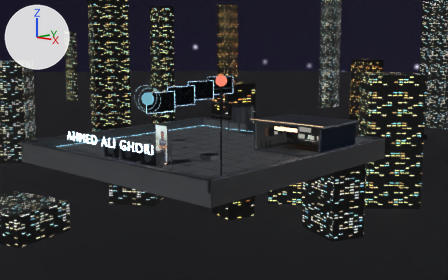
A saved change to the Blender file blender/world.blend.
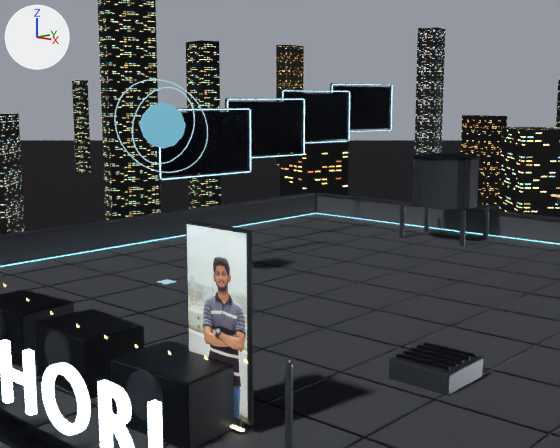
Old and new are each drawn from a 50 mm camera at (49.6, -51.6, 12.7) aimed at (-0.6, 3.9, 0.6) and again close up from a 50 mm camera at (13.6, -19.5, 6.5) aimed at (-4.6, 0.6, 2.2). Lighting does not change. The marker at upper left points along +X, +Y and +Z. The first two pictures are the older version.

In view in the first close-up: 'AC_1', 'AC_2', 'AgentCore', 'AgentPadGlow', 'AgentRingA', 'AgentRingB', 'CityGround', 'City_FacadeCool', 'City_FacadeSteel', 'City_FacadeWarm', 'Deck', 'Panel1_Pane', 'Parapet_N', 'Parapet_W', 'PortraitPhoto', 'SignTextMesh' and 71 more.
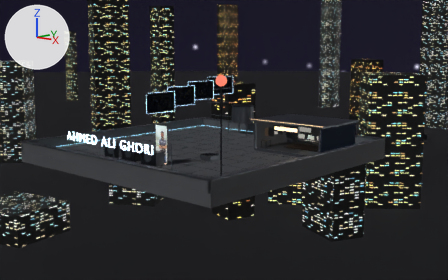
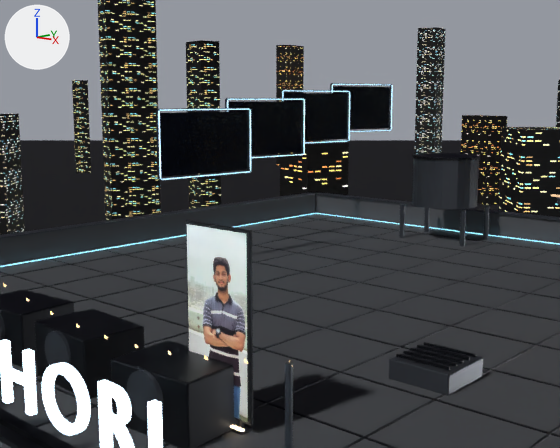
Commit message: Remove the agent holographic core

Boxes [x1, y1, x2, y2] around the edits, measured in the close-ups (560 x 448 px):
'AgentCore', deleted: before [139, 102, 186, 148]
'AgentRingB', deleted: before [114, 79, 208, 173]
'AgentRingA', deleted: before [132, 87, 195, 164]
'AgentPadGlow', deleted: before [157, 279, 176, 284]

The change, as a list of edits to the scene's bpy script:
```text
Remove ob_agentpadglow:
    ob_agentpadglow = bpy.data.objects.new('AgentPadGlow', me_agentpadglow)
    ob_agentpadglow.location = (-7.8, -2.0, 0.01)
Remove ob_agentcore:
    ob_agentcore = bpy.data.objects.new('AgentCore', me_icosphere)
    ob_agentcore.location = (-7.8, -2.0, 5.6)
Remove ob_agentringa:
    ob_agentringa = bpy.data.objects.new('AgentRingA', me_torus)
    ob_agentringa.location = (-7.8, -2.0, 5.6)
    ob_agentringa.rotation_euler = (1.326, 0.0, 0.209)  # degrees (76, 0, 12)
Remove ob_agentringb:
    ob_agentringb = bpy.data.objects.new('AgentRingB', me_torus_001)
    ob_agentringb.location = (-7.8, -2.0, 5.6)
    ob_agentringb.rotation_euler = (0.279, 1.187, 0.0)  # degrees (16, 68, 0)
```
